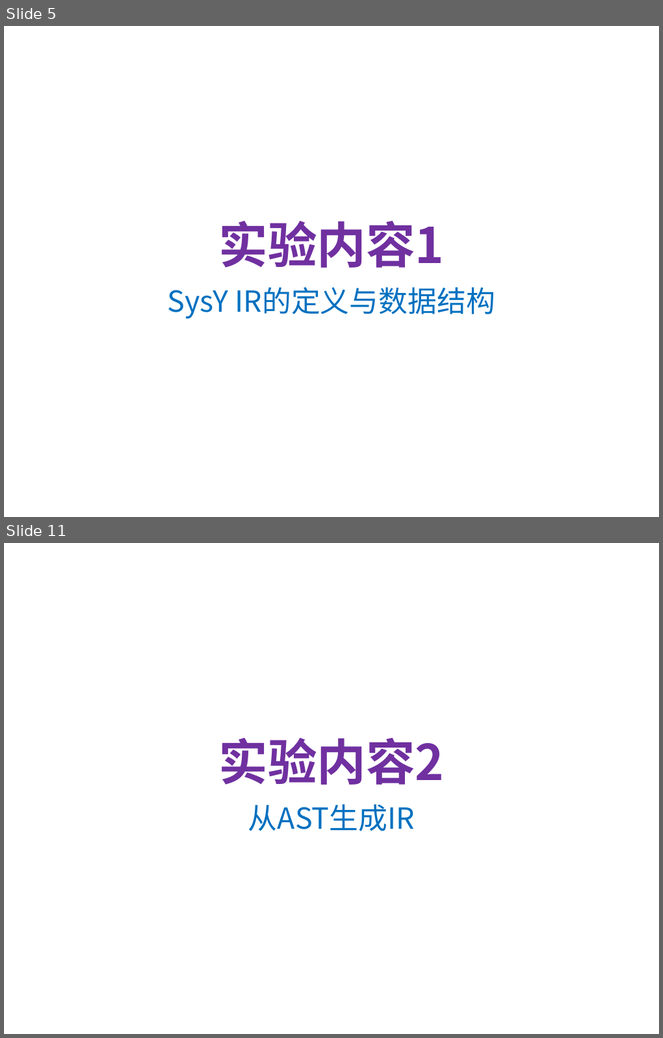
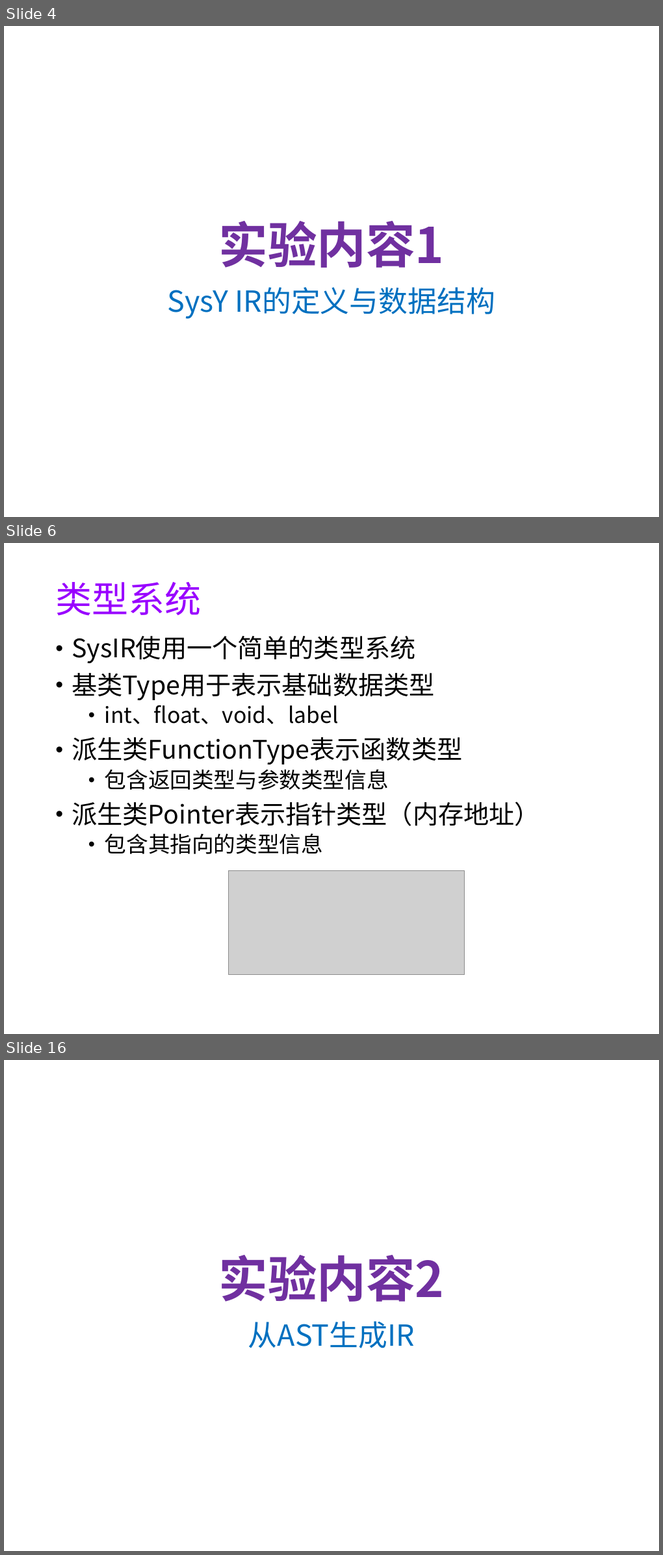
Before and after one commit to WangQingzhe/Sysy-compiler, a slide deck: doc/exp02-ir.pptx. Shown one above the other, each under a label of ours: slides 5 and 11 before the commit, slides 4, 6 and 16 after it; the slides between them are not shown. The pictures are 663x1038 and 663x1555 pixels, drawn with LibreOffice and Linux fonts; fonts in the diff are those of the drawing; grey boxes stand for pictures; background and template pictures are left out. Boxes give left, top, right and bottom in pixels: in the first picture for what was removed or moved away, otherwise in the second. Text is boxed around its words. In the diff, an @@ line names an element or a change of style, - is before the commit and + after.

```diff
--- a/doc/exp02-ir.pptx
+++ b/doc/exp02-ir.pptx
@@ slide 6 added at bbox=[4, 543, 659, 1034], background #FFFFFF @@
@@ title added at bbox=[55, 582, 201, 616], 40 pt, text #9900FF @@
+类型系统
@@ text added at bbox=[72, 636, 540, 854], 28 pt, text #000000 @@
+• SysIR使用一个简单的类型系统
+• 基类Type用于表示基础数据类型
+  • int、float、void、label
+• 派生类FunctionType表示函数类型
+  • 包含返回类型与参数类型信息
+• 派生类Pointer表示指针类型（内存地址）
+  • 包含其指向的类型信息
@@ picture added at bbox=[228, 871, 464, 975] @@
@@ what was slide 5 is now slide 4 @@
@@ what was slide 11 is now slide 16 @@
```
Also in this commit, not shown: 1 slide changed, 18 other slides added, 10 slides removed.
